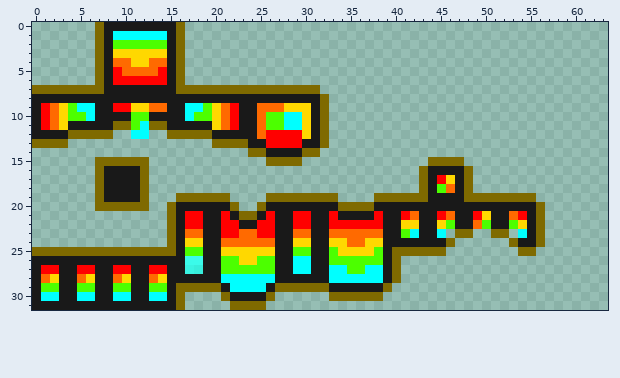
Edited in one commit: pixel-art sprite (src/main/resources/assets/spacearms/textures/models/armor/ultra_layer_1.png). That is the earlier state.
The file is 64x32 pixels. Pixels under 10% opacity are left out. Colours within 5 levels of each other are drawn and written as one.
The result:
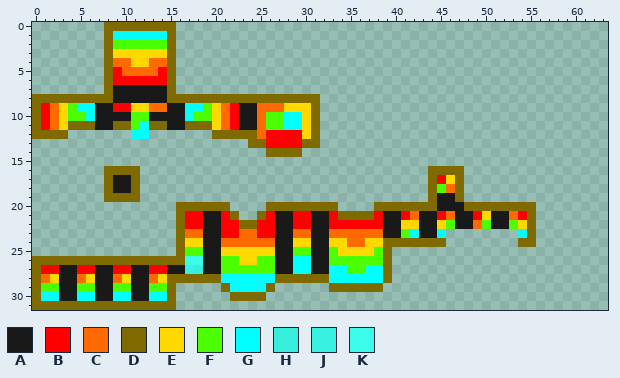
Palette (. is transparent): A #191919  B #ff0000  C #ff6a00  D #7f6a00  E #ffd800  F #4cff00  G #00ffff  H #37eddb  J #39f3e2  K #3bfbea
What changed:
y 0: x 7..16 DAAAAAAAAD -> .DDDDDDDD.
y 1..6: x 7..8 DA -> .D; x 15..16 AD -> D.
y 7: x 0..8 DDDDDDDDA -> ........D; x 15..31 ADDDDDDDDDDDDDDDD -> D................
y 8: x 0..8 AAAAAAAAA -> DDDDDDDDD; x 15..32 AAAAAAAAAAAAAAAAAD -> DDDDDDDDDDDDDDDDD.
y 9..10: x 0 A -> D; x 31..32 AD -> D.
y 11: x 0 A -> D; x 4..6 AAA -> DDD; x 17..19 AAA -> DDD; x 31..32 AD -> D.
y 12: x 0..8 AAAADDDDD -> DDDD.....; x 15..24 DDDDDAAAAA -> .....DDDDD; x 31..32 AD -> D.
y 13: x 0..3 DDDD -> ....; x 20..25 DDDDAA -> ....DD; x 30..32 AAD -> DD.
y 14: x 24..31 DDAAAADD -> ..DDDD..
y 15: x 7..12 DDDDDD -> ......; x 26..29 DDDD -> ....; x 44..47 DDDD -> ....
y 16: x 7..12 DAAAAD -> .DDDD.; x 43..48 DAAAAD -> .DDDD.
y 17..18: x 7..8 DA -> .D; x 11..12 AD -> D.; x 43..44 DA -> .D; x 47..48 AD -> D.
y 19: x 7..12 DAAAAD -> .DDDD.; x 16..21 DDDDDD -> ......; x 26..33 DDDDDDDD -> ........; x 38..44 DDDDDDA -> ......D; x 47..55 ADDDDDDDD -> D........
y 20: x 7..12 DDDDDD -> ......; x 15..22 DAAAAAAD -> .DDDDDD.; x 25..44 DAAAAAAAADDDDAAAAAAA -> .DDDDDDDD....DDDDDDD; x 48..56 AAAAAAAAD -> DDDDDDDD.
y 21: x 15..16 DA -> .D; x 22..25 ADDA -> D..D; x 34..37 AAAA -> DDDD; x 55..56 AD -> D.
y 22: x 15..16 DA -> .D; x 23..24 AA -> DD; x 55..56 AD -> D.
y 23: x 15..16 DA -> .D; x 47..48 DD -> ..; x 51..52 DD -> ..; x 55..56 AD -> D.
y 24: x 15..16 DA -> .D; x 39..46 AAAAAAAD -> DDDDDDD.; x 53..56 DAAD -> .DD.
y 25: x 0..16 DDDDDDDDDDDDDDDDA -> ................D; x 39..45 ADDDDDD -> D......; x 54..55 DD -> ..
y 26: x 0..16 AAAAAAAAAAAAAAAAA -> DDDDDDDDDDDDDDDDD; x 39..40 AD -> D.
y 27: x 0 A -> D; x 39..40 AD -> D.
y 28: x 0 A -> D; x 15..20 AAAAAA -> DDDDDD; x 27..32 AAAAAA -> DDDDDD; x 39..40 AD -> D.
y 29: x 0 A -> D; x 15..21 ADDDDDA -> D.....D; x 26..39 ADDDDDDAAAAAAD -> D......DDDDDD.
y 30: x 0 A -> D; x 15..16 AD -> D.; x 21..26 DAAAAD -> .DDDD.; x 33..38 DDDDDD -> ......
y 31: x 0..16 AAAAAAAAAAAAAAAAD -> DDDDDDDDDDDDDDDD.; x 22..25 DDDD -> ....
Where, in picture pixels (left, top, right, bottom), the same in both pictures:
changed: (32, 22, 545, 310)
